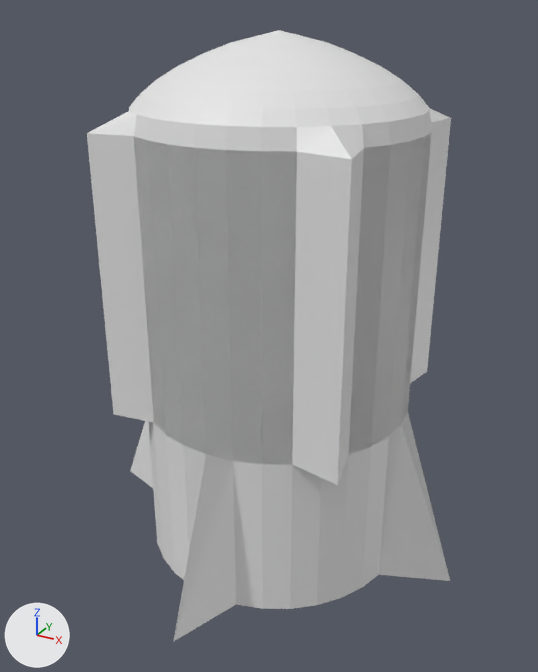
The FBX model src/Assets/LightSkyDefense/Models/SlowBullet.fbx: old version first, new version second.
Rendered twice from a 50 mm camera at (1.31, -2.42, 1.28) aimed at (-0.01, -0.03, 0.09). Lighting does not change. The marker at lower left points along +X, +Y and +Z. Vertices at the same position are counted once.
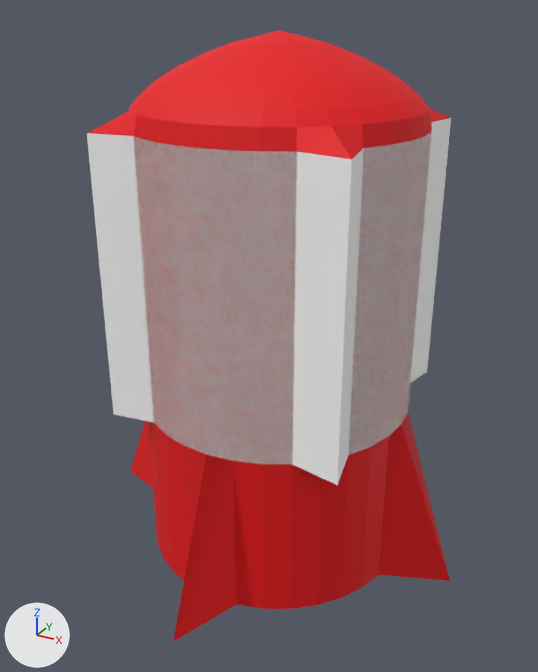
Location of each change, (x1, y1, x2, y2) in pixels of the pictures (538 x 672 px):
part 1 of me_cylinder, recoloured (white to red)
    both: (88, 30, 450, 642)
part 2 of me_cylinder, recoloured
    both: (87, 118, 451, 485)

The change in detail:
Material 'Material.001' (mat_material_001) is new.
Its base color is (0.8, 0.0, 0.00301) (red #e7000a).
Its roughness is 0.69.
Material 'Material.002' (mat_material_002) is new.
Its base color is (1.0, 1.0, 1.0) (white #ffffff).
Its roughness is 0.69.
me_cylinder has 357 vertices, 323 faces and spans x -0.84..0.8, y -0.8..0.8, z -0.85..1.21.
me_cylinder is used by ob_cylinder; location (0.007, 0.017, 0.0).
me_cylinder part 1: 291 of the faces centred in x -0.61..0.6, y -0.6..0.6, z -0.85..1.19 switch from no material to mat_material_001 (red #e7000a).
me_cylinder part 2: 32 of the faces centred in x -0.54..0.54, y -0.54..0.54, z 0.36 switch from no material to mat_material_002 (white #ffffff).
